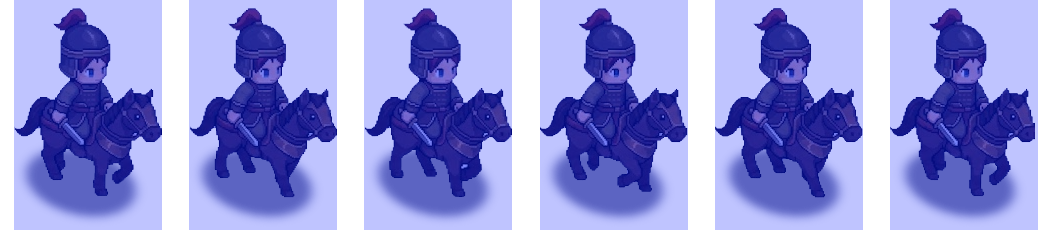
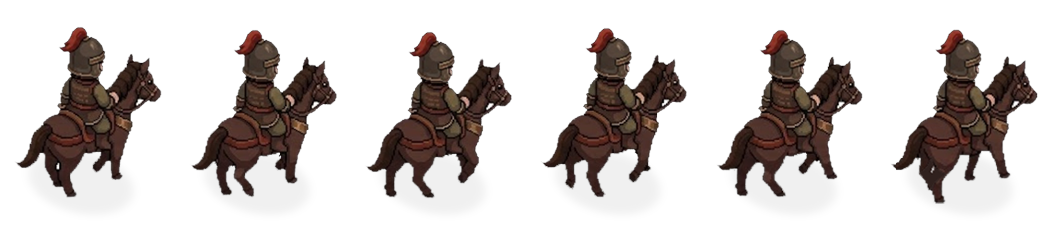
Layer changes from the first 1052 x 230 image to the second:
added layer "레이어 17" above "레이어 14" over bbox(890, 29, 1038, 204)
added layer "레이어 14" above "레이어 16" over bbox(715, 29, 863, 198)
added layer "레이어 16" above "레이어 12" over bbox(540, 27, 688, 198)
added layer "레이어 12" above "레이어 11" over bbox(364, 31, 512, 199)
added layer "레이어 11" above "레이어 10" over bbox(189, 29, 337, 198)
added layer "레이어 10" above "그룹 1" over bbox(14, 26, 162, 198)
hid "레이어 2 복사 6" over bbox(890, 0, 1038, 230)
hid "레이어 2 복사 4" over bbox(715, 0, 863, 230)
hid "레이어 2 복사 3" over bbox(540, 0, 688, 230)
hid "레이어 2 복사 2" over bbox(364, 0, 512, 230)
hid "레이어 2 복사" over bbox(189, 0, 337, 230)
hid "레이어 2" over bbox(14, 0, 162, 230)
hid "레이어 3" over bbox(715, 8, 863, 198)
hid "레이어 1" over bbox(14, 8, 1035, 198)
"레이어 2 복사 5": opacity 100% → 40% over bbox(14, 135, 1030, 230)